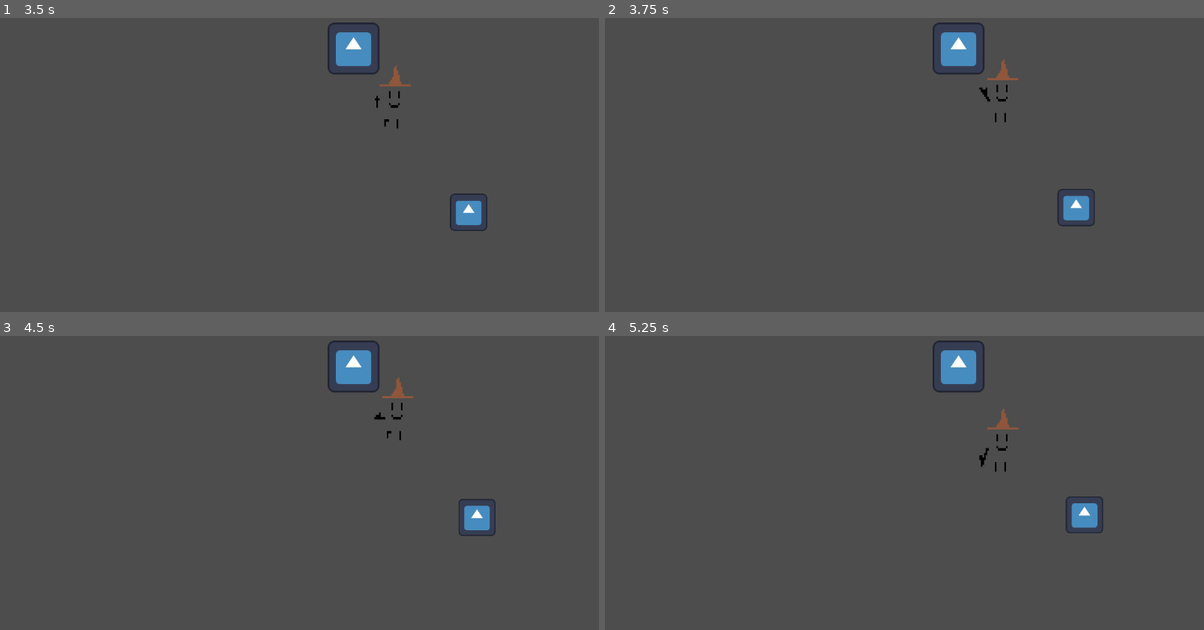
Above: before the commit, frames 1-4 (two rows, left to right).
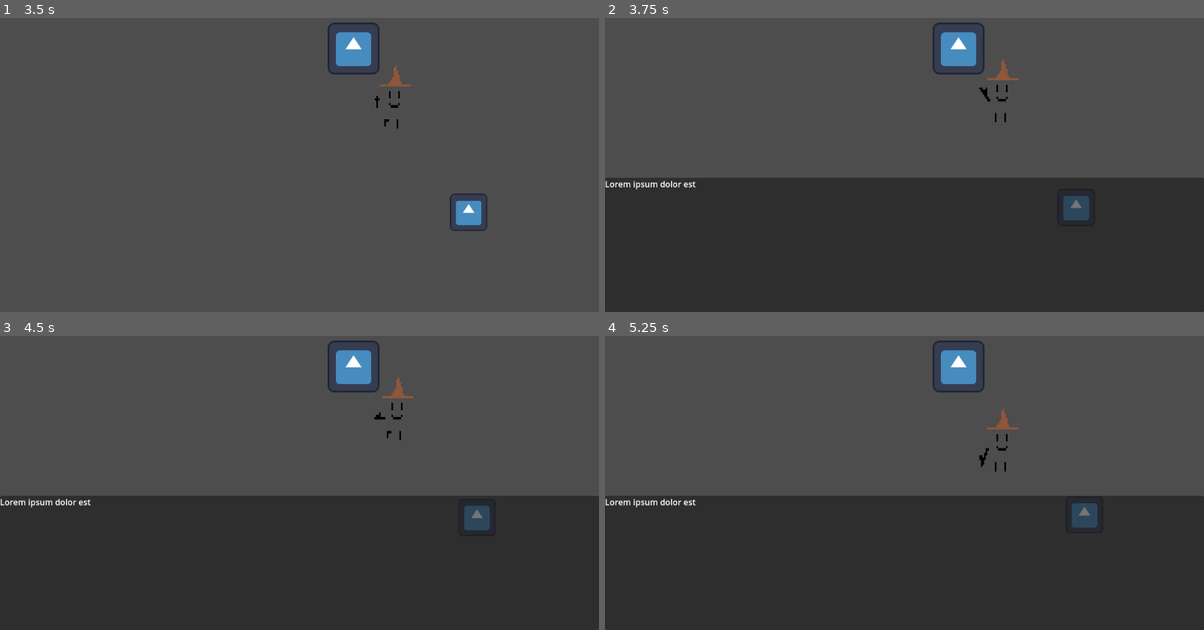
Above: after the commit, the same moments.

Repository: CplCanuck/mru-hacks-2025
Game: Godot game, scene res://Scenes/player_test.tscn
Same seed, same stepped clock (60 frames per second), same inputs: the game is played once before the commit and once after it. The engine's default icon, where the game draws it, is replaced by a stand-in: a white triangle on a blue panel in a dark square.
Inputs:
- Up to frame 1 (3.5 s): tap Enter at 0.5 s; hold D (right) 0.53-1.28 s; hold Space (attack) 0.53-1.28 s; tap E (interact) at 0.8, 1.35, 2.3, 2.85 s; hold S (down) 1.28-2.03 s; tap Space (attack) at 1.55, 3.05 s; hold D (right) 2.03-2.78 s; hold Space (attack) 2.03-2.78 s; hold W (up) from 2.78 s (still down)
- Up to frame 2 (3.75 s): release W (up) at 3.53 s; hold A (left) from 3.53 s (still down); hold Space (attack) from 3.53 s (still down)
- Up to frame 3 (4.5 s): keep holding A (left); tap E (interact) at 3.8, 4.35 s; release Space (attack) at 4.28 s
- Up to frame 4 (5.25 s): tap Space (attack) at 4.55 s; release A (left) at 5.03 s; hold S (down) from 5.03 s (still down); hold Space (attack) from 5.03 s (still down)

Frame 1 is identical in both runs. In frame 2, 46% of the frame differs, in the area x 0-100%, y 54-100%; in frame 3, 46%; in frame 4, 46%.

Commit message:
Fix player interaction range

Diff:
--- a/Scenes/player.gd
+++ b/Scenes/player.gd
@@ -7,28 +7,41 @@
 var attacking := false
 var dashing := false
 
+@onready var interaction_range: Area2D = $InteractionRange
+
 func _physics_process(_delta: float) -> void:
-    # Get the input direction and handle the movement/deceleration.
-    # As good practice, you should replace UI actions with custom gameplay actions.
-    var direction := Input.get_vector("left", "right", "up", "down").normalized()
-    if direction:
-        velocity = direction * SPEED
-    else:
-        # Slow down player if not moving
-        velocity.x = move_toward(velocity.x, 0, SPEED)
-        velocity.y = move_toward(velocity.y, 0, SPEED)
+	# Get the input direction and handle the movement/deceleration.
+	# As good practice, you should replace UI actions with custom gameplay actions.
+	var direction := Input.get_vector("left", "right", "up", "down").normalized()
+	if direction:
+		velocity = direction * SPEED
 
-    # Attacking
-    if Input.is_action_pressed("attack"): # Change to is_action_just_pressed for implimented attack
-        attacking = true
-    else:
-        attacking = false
+		# move interaction range node
+		match direction :
+			Vector2.LEFT:
+				interaction_range.rotation_degrees = 90
+			Vector2.RIGHT:
+				interaction_range.rotation_degrees = 270
+			Vector2.UP:
+				interaction_range.rotation_degrees = 180
+			Vector2.DOWN:
+				interaction_range.rotation_degrees = 0
+	else:
+		# Slow down player if not moving
+		velocity.x = move_toward(velocity.x, 0, SPEED)
+		velocity.y = move_toward(velocity.y, 0, SPEED)
 
-    move_and_slide()
+	# Attacking
+	if Input.is_action_pressed("attack"): # Change to is_action_just_pressed for implimented attack
+		attacking = true
+	else:
+		attacking = false
+
+	move_and_slide()
 
 
-#func _input(event: InputEvent) -> void:
-#    if event.is_action_pressed('ui_select'):
-#        for object in interaction_range.get_overlapping_areas():
-#            if object.has_method("interact"):
-#                object.interact()
+func _input(event: InputEvent) -> void:
+	if event.is_action_pressed('ui_select'):
+		for object in interaction_range.get_overlapping_areas():
+			if object.has_method("interact"):
+				object.interact()
--- a/Scenes/player.tscn
+++ b/Scenes/player.tscn
@@ -335,6 +335,9 @@
 states/Start/position = Vector2(1174.6667, 246.7897)
 transitions = ["Start", "Idle", SubResource("AnimationNodeStateMachineTransition_6t5aa"), "Idle", "Run", SubResource("A …(343 unchanged characters)…
 
+[sub_resource type="RectangleShape2D" id="RectangleShape2D_6t5aa"]
+size = Vector2(150, 150)
+
 [node name="Player" type="CharacterBody2D"]
 script = ExtResource("1_cvnsp")
 
@@ -363,3 +366,9 @@
 [node name="PlayerAnimation" type="Node2D" parent="." node_paths=PackedStringArray("animation_tree")]
 script = ExtResource("3_6t5aa")
 animation_tree = NodePath("../AnimationTree")
+
+[node name="InteractionRange" type="Area2D" parent="."]
+
+[node name="CollisionShape2D" type="CollisionShape2D" parent="InteractionRange"]
+position = Vector2(0, 75)
+shape = SubResource("RectangleShape2D_6t5aa")
Not shown: 1 places in Scenes/player.tscn that only renumber resources
